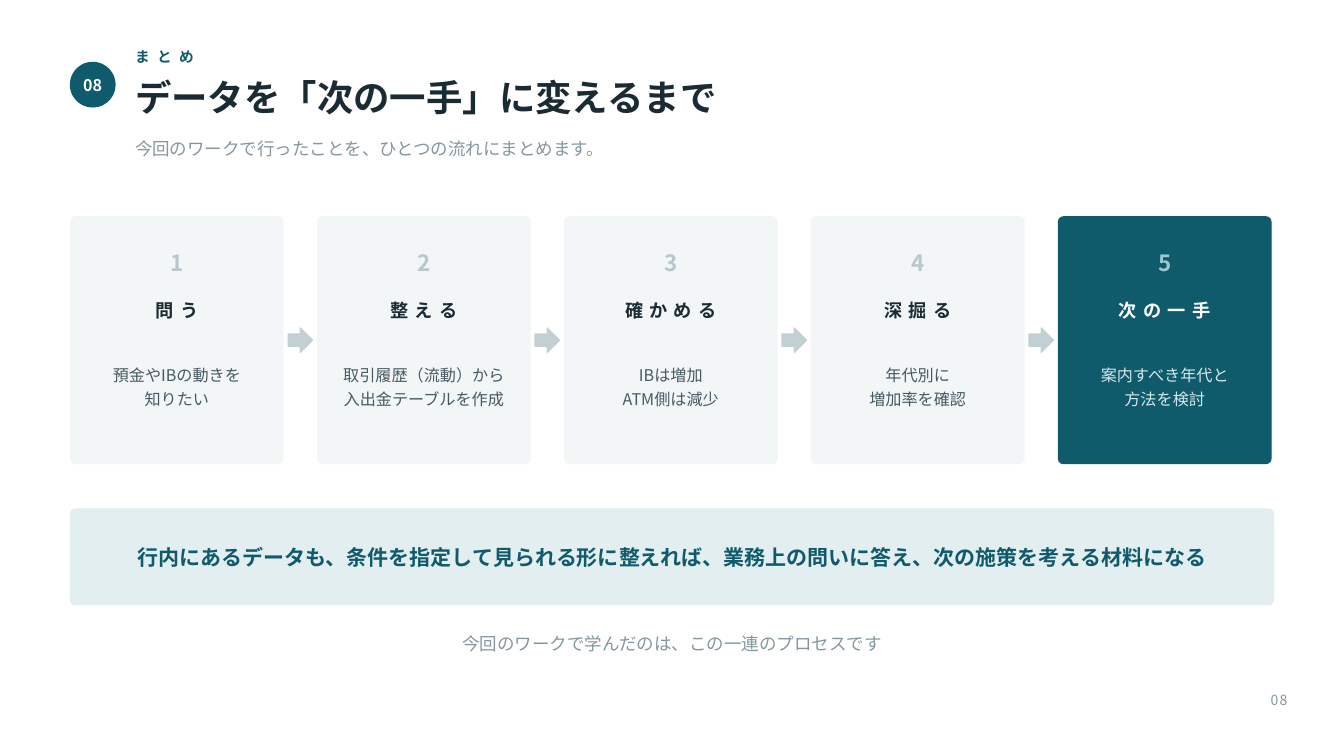
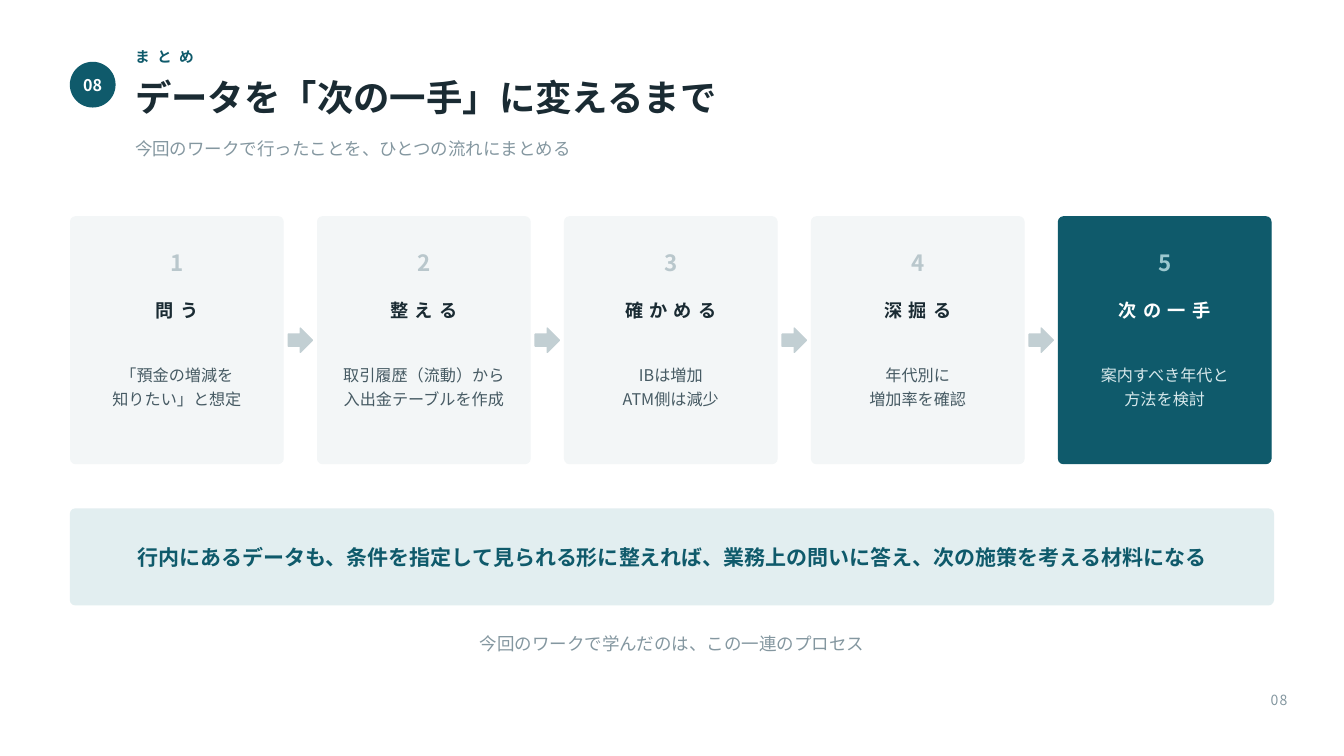
Before and after one commit to takumi66666/my-website, a slide deck: slide 8 of presentation/DYNATREK_成果発表.pptx. Drawn at 1344x756 pixels with LibreOffice and Linux fonts; fonts in the diff are those of the drawing. Boxes give left, top, right and bottom in pixels: in the first picture for what was removed or moved away, otherwise in the second. Text is boxed around its words. In the diff, an @@ line names an element or a change of style, - is before the commit and + after.

```diff
--- a/presentation/DYNATREK_成果発表.pptx
+++ b/presentation/DYNATREK_成果発表.pptx
@@ text at box(135, 140, 571, 157): text changed @@
-今回のワークで行ったことを、ひとつの流れにまとめます。
+今回のワークで行ったことを、ひとつの流れにまとめる
@@ text at box(112, 367, 241, 407): text changed @@
-預金やIBの動きを
-知りたい
+「預金の増減を
+知りたい」と想定
@@ text at box(480, 635, 864, 652): text changed @@
-今回のワークで学んだのは、この一連のプロセスです
+今回のワークで学んだのは、この一連のプロセス
```
Also in this commit, not shown: 7 other slides changed, 1 other file.
